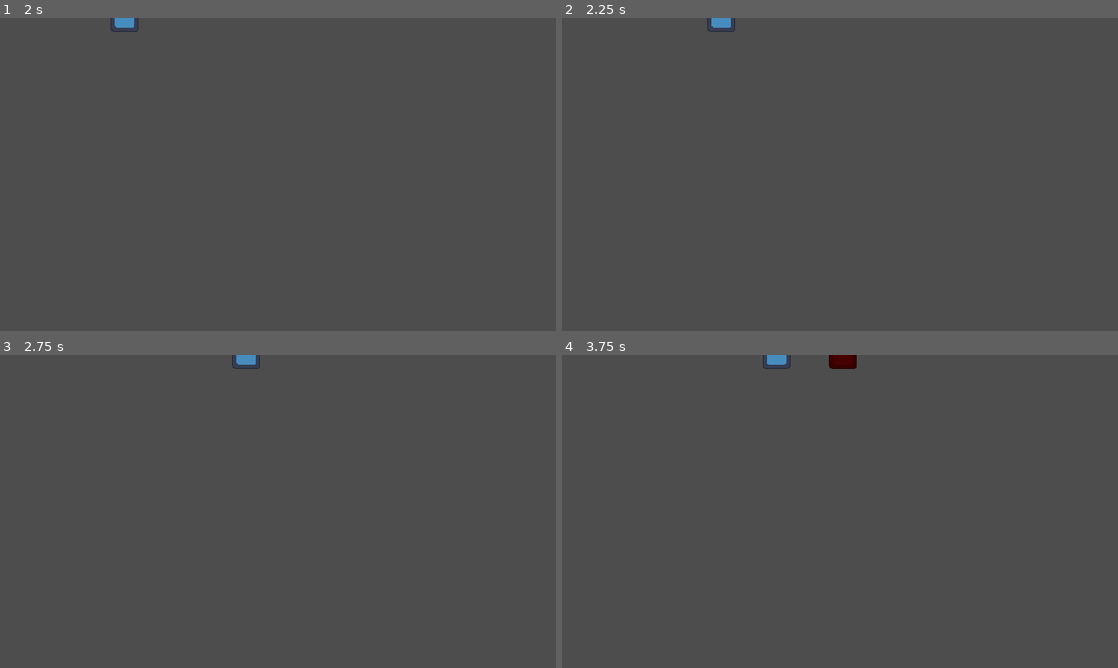
Above: before the commit, frames 1-4 (two rows, left to right).
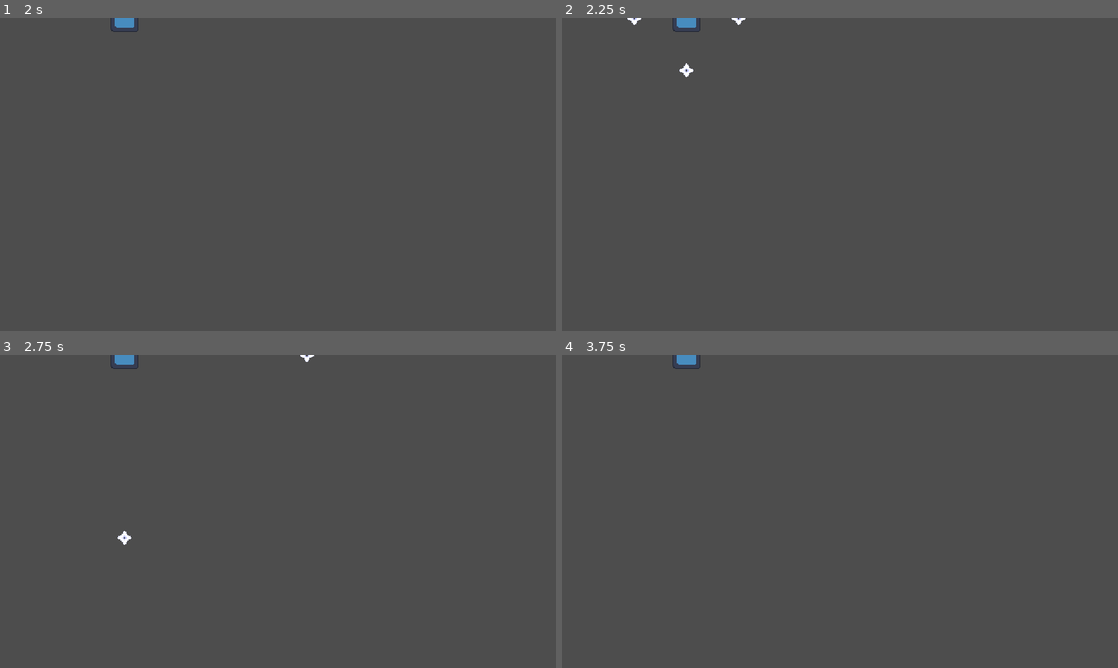
Above: after the commit, the same moments.

Repository: pontakornth/attacker-repeater
Game: Godot game, scene res://scenes/stage.tscn
Same seed, same stepped clock (60 frames per second), same inputs: the game is played once before the commit and once after it. The engine's default icon, where the game draws it, is replaced by a stand-in: a white triangle on a blue panel in a dark square.
Inputs (mouse positions are in pixels of both pictures, inside the frame that each line leads up to):
- Up to frame 1 (2 s): tap Enter at 0.5 s; move the mouse to (400, 158) at 0.52 s; hold Right (right) 0.53-1.25 s; hold Q (record) 0.53-1.25 s; click (400, 158) at 0.67 s; tap Space (ui_select) at 0.77 s; tap E (replay) at 0.8 s; drag from (166, 190) to (250, 237) at 1.27 s
- Up to frame 2 (2.25 s): tap Space (ui_select) at 2 s; move the mouse to (895, 105) at 2.02 s; hold Right (right) from 2.03 s (still down); hold 1 (spell_1, bound only after the commit) from 2.03 s (still down)
- Up to frame 3 (2.75 s): keep holding Right (right); keep holding 1 (spell_1, bound only after the commit); tap Q (record) at 2.3 s
- Up to frame 4 (3.75 s): release Right (right) at 2.75 s; release 1 (spell_1, bound only after the commit) at 2.75 s; drag from (812, 574) to (673, 464) at 2.77 s; move the mouse to (1006, 558) at 3.52 s; hold Left (left) from 3.53 s (still down); hold E (replay) from 3.53 s (still down)

Frame 1 is identical in both runs. In frame 2, 0.4% of the frame differs, in the area x 11-33%, y 0-19%; in frame 3, 0.3%; in frame 4, 0.5%, in the area x 19-53%, y 0-5%.

Commit message:
Add spell repeat

Diff:
--- a/project.godot
+++ b/project.godot
@@ -70,6 +70,28 @@
 , Object(InputEventKey,"resource_local_to_scene":false,"resource_name":"","device":-1,"window_id":0,"alt_pressed":false …(183 unchanged characters)…
 ]
 }
+spell_1={
+"deadzone": 0.2,
+"events": [Object(InputEventKey,"resource_local_to_scene":false,"resource_name":"","device":-1,"window_id":0,"alt_pressed":false,"shift_pressed":false,"ctrl_pressed":false,"meta_pressed":false,"pressed":false,"keycode":0,"physical_keycode":49,"key_label":0,"unicode":49,"location":0,"echo":false,"script":null)
+]
+}
+spell_2={
+"deadzone": 0.2,
+"events": [Object(InputEventKey,"resource_local_to_scene":false,"resource_name":"","device":-1,"window_id":0,"alt_pressed":false,"shift_pressed":false,"ctrl_pressed":false,"meta_pressed":false,"pressed":false,"keycode":0,"physical_keycode":50,"key_label":0,"unicode":50,"location":0,"echo":false,"script":null)
+]
+}
+spell_3={
+"deadzone": 0.2,
+"events": [Object(InputEventKey,"resource_local_to_scene":false,"resource_name":"","device":-1,"window_id":0,"alt_pressed":false,"shift_pressed":false,"ctrl_pressed":false,"meta_pressed":false,"pressed":false,"keycode":0,"physical_keycode":51,"key_label":0,"unicode":51,"location":0,"echo":false,"script":null)
+]
+}
+
+[layer_names]
+
+2d_physics/layer_1="Player"
+2d_physics/layer_2="Enemy"
+2d_physics/layer_3="Player Attack"
+2d_physics/layer_4="Enemy Attack"
 
 [rendering]
 
--- /dev/null
+++ b/resources/default_theme.tres
@@ -0,0 +1,3 @@
+[gd_resource type="Theme" format=3 uid="uid://mfjopp4voeql"]
+
+[resource]
--- /dev/null
+++ b/scenes/fire_attack.tscn
@@ -0,0 +1,75 @@
+[gd_scene load_steps=12 format=3 uid="uid://bb0uu6e1qqt21"]
+
+[ext_resource type="Texture2D" uid="uid://dvmsj4henj3ax" path="res://arts/fire-attack.png" id="1_8fnuo"]
+[ext_resource type="Script" uid="uid://bkmw2iom4mu0x" path="res://scripts/fire_attack.gd" id="1_y45gd"]
+[ext_resource type="Script" uid="uid://bjs1rn3do52ws" path="res://scripts/attack.gd" id="2_rjy0l"]
+
+[sub_resource type="AtlasTexture" id="AtlasTexture_rjy0l"]
+atlas = ExtResource("1_8fnuo")
+region = Rect2(0, 0, 16, 16)
+
+[sub_resource type="AtlasTexture" id="AtlasTexture_y45gd"]
+atlas = ExtResource("1_8fnuo")
+region = Rect2(16, 0, 16, 16)
+
+[sub_resource type="AtlasTexture" id="AtlasTexture_xa58i"]
+atlas = ExtResource("1_8fnuo")
+region = Rect2(32, 0, 16, 16)
+
+[sub_resource type="AtlasTexture" id="AtlasTexture_m4m7m"]
+atlas = ExtResource("1_8fnuo")
+region = Rect2(48, 0, 16, 16)
+
+[sub_resource type="AtlasTexture" id="AtlasTexture_kiyxa"]
+atlas = ExtResource("1_8fnuo")
+region = Rect2(64, 0, 16, 16)
+
+[sub_resource type="SpriteFrames" id="SpriteFrames_gqx6m"]
+animations = [{
+"frames": [{
+"duration": 1.0,
+"texture": SubResource("AtlasTexture_rjy0l")
+}, {
+"duration": 1.0,
+"texture": SubResource("AtlasTexture_y45gd")
+}, {
+"duration": 1.0,
+"texture": SubResource("AtlasTexture_xa58i")
+}, {
+"duration": 1.0,
+"texture": SubResource("AtlasTexture_m4m7m")
+}, {
+"duration": 1.0,
+"texture": SubResource("AtlasTexture_kiyxa")
+}],
+"loop": true,
+"name": &"default",
+"speed": 10.0
+}]
+
+[sub_resource type="CircleShape2D" id="CircleShape2D_8fnuo"]
+radius = 3.0
+
+[sub_resource type="CircleShape2D" id="CircleShape2D_rjy0l"]
+radius = 7.0
+
+[node name="FireAttack" type="CharacterBody2D"]
+collision_layer = 4
+collision_mask = 0
+script = ExtResource("1_y45gd")
+
+[node name="AnimatedSprite2D" type="AnimatedSprite2D" parent="."]
+sprite_frames = SubResource("SpriteFrames_gqx6m")
+frame_progress = 0.0577999
+
+[node name="CollisionShape2D" type="CollisionShape2D" parent="."]
+shape = SubResource("CircleShape2D_8fnuo")
+
+[node name="Attack" type="Area2D" parent="."]
+collision_layer = 4
+collision_mask = 2
+script = ExtResource("2_rjy0l")
+metadata/_custom_type_script = "uid://bjs1rn3do52ws"
+
+[node name="CollisionShape2D" type="CollisionShape2D" parent="Attack"]
+shape = SubResource("CircleShape2D_rjy0l")
--- a/scenes/player_character.tscn
+++ b/scenes/player_character.tscn
@@ -17,3 +17,10 @@
 
 [node name="CollisionShape2D" type="CollisionShape2D" parent="."]
 shape = SubResource("RectangleShape2D_56udc")
+
+[node name="SpellCastTimer" type="Timer" parent="."]
+process_callback = 0
+wait_time = 3.0
+one_shot = true
+
+[connection signal="timeout" from="SpellCastTimer" to="." method="_on_spell_cast_timer_timeout"]
--- /dev/null
+++ b/scenes/shuriken_attack.tscn
@@ -0,0 +1,69 @@
+[gd_scene load_steps=10 format=3 uid="uid://b1qpth3ggov18"]
+
+[ext_resource type="Script" uid="uid://blo0ucrngdcku" path="res://scripts/shuriken_attack.gd" id="1_kjp4g"]
+[ext_resource type="Texture2D" uid="uid://c486ulp5a1qnx" path="res://arts/shuriken.png" id="1_r4k2c"]
+[ext_resource type="Script" uid="uid://bjs1rn3do52ws" path="res://scripts/attack.gd" id="2_pif11"]
+
+[sub_resource type="AtlasTexture" id="AtlasTexture_pif11"]
+atlas = ExtResource("1_r4k2c")
+region = Rect2(0, 0, 16, 16)
+
+[sub_resource type="AtlasTexture" id="AtlasTexture_kjp4g"]
+atlas = ExtResource("1_r4k2c")
+region = Rect2(16, 0, 16, 16)
+
+[sub_resource type="AtlasTexture" id="AtlasTexture_toul7"]
+atlas = ExtResource("1_r4k2c")
+region = Rect2(32, 0, 16, 16)
+
+[sub_resource type="SpriteFrames" id="SpriteFrames_ketcw"]
+animations = [{
+"frames": [{
+"duration": 1.0,
+"texture": SubResource("AtlasTexture_pif11")
+}, {
+"duration": 1.0,
+"texture": SubResource("AtlasTexture_kjp4g")
+}, {
+"duration": 1.0,
+"texture": SubResource("AtlasTexture_toul7")
+}],
+"loop": true,
+"name": &"default",
+"speed": 10.0
+}]
+
+[sub_resource type="CircleShape2D" id="CircleShape2D_r4k2c"]
+radius = 5.09902
+
+[sub_resource type="CircleShape2D" id="CircleShape2D_pif11"]
+radius = 9.0
+
+[node name="ShurikenAttack" type="CharacterBody2D"]
+collision_layer = 4
+collision_mask = 0
+motion_mode = 1
+script = ExtResource("1_kjp4g")
+
+[node name="AnimatedSprite2D" type="AnimatedSprite2D" parent="."]
+sprite_frames = SubResource("SpriteFrames_ketcw")
+frame_progress = 0.612323
+
+[node name="CollisionShape2D" type="CollisionShape2D" parent="."]
+shape = SubResource("CircleShape2D_r4k2c")
+
+[node name="Attack" type="Area2D" parent="."]
+collision_layer = 4
+collision_mask = 2
+script = ExtResource("2_pif11")
+metadata/_custom_type_script = "uid://bjs1rn3do52ws"
+
+[node name="CollisionShape2D" type="CollisionShape2D" parent="Attack"]
+shape = SubResource("CircleShape2D_pif11")
+
+[node name="Timer" type="Timer" parent="."]
+wait_time = 5.0
+one_shot = true
+autostart = true
+
+[connection signal="timeout" from="Timer" to="." method="_on_timer_timeout"]
--- a/scripts/attack.gd
+++ b/scripts/attack.gd
@@ -1,2 +1,3 @@
 extends Area2D
+class_name Attack
 @export var amount := 1
--- /dev/null
+++ b/scripts/controller.gd
@@ -0,0 +1,4 @@
+extends Node
+class_name Controller
+const Spell = SignalBus.Spell
+signal cast_spell(spell: Spell)
--- a/scripts/cpu_controller.gd
+++ b/scripts/cpu_controller.gd
@@ -1,4 +1,4 @@
-extends Node
+extends Controller
 class_name CpuController
 @export var actions = []
 @export var loops := 3
@@ -13,7 +13,7 @@
 	running_sequence = actions.duplicate()
 
 func _physics_process(delta):
-	if loops <= 0 and  current_action == null:
+	if loops <= 0 and current_action == null:
 		get_parent().queue_free()
 		return
 	if current_action:
@@ -35,3 +35,5 @@
 	match action['type']:
 		'move':
 			player.velocity = action['direction'] * player.speed
+		'spell':
+			cast_spell.emit(action['spell'])
--- a/scripts/damageable.gd
+++ b/scripts/damageable.gd
@@ -1,4 +1,5 @@
 extends Node
+class_name Damageable
 @export var max_health := 20
 @export var health := max_health
 
--- /dev/null
+++ b/scripts/fire_attack.gd
@@ -0,0 +1,20 @@
+extends CharacterBody2D
+class_name FireAttack
+@export var target: Node2D
+@export var radius: float = 100
+@export var clockwise: bool = true
+@export_range(0, 360, 0.1, "radians_as_degrees") var angle_per_second :=  deg_to_rad(45)
+
+func _physics_process(delta):
+	if not is_instance_valid(target):
+		queue_free()
+		return
+	var direction_to_target := position.direction_to(target.position)
+	var direction_to_move: Vector2
+	if clockwise:
+		direction_to_move = direction_to_target.rotated(0.5 * PI)
+	else:
+		direction_to_move = direction_to_target.rotated(-0.5 * PI)
+	var linear_velocity = angle_per_second * direction_to_move * radius
+	velocity = linear_velocity * delta
+	move_and_slide()
--- a/scripts/player_character.gd
+++ b/scripts/player_character.gd
@@ -1,6 +1,27 @@
 extends CharacterBody2D
 class_name Player
+
 @export var speed := 200
 @export var is_clone := false
 # TODO: Change to animated sprite or use the one with animation player
 @onready var sprite_2d = $Sprite2D
+@onready var spell_cast_timer = $SpellCastTimer
+
+@export var is_control_locked := false
+
+const Spell = SignalBus.Spell
+
+func _ready():
+	for child in get_children():
+		# Assume one controller
+		if child is Controller:
+			child.cast_spell.connect(cast_spell)
+
+func cast_spell(spell: Spell):
+	spell_cast_timer.start()
+	is_control_locked = true
+	SignalBus.start_spell.emit(self, spell)
+
+
+func _on_spell_cast_timer_timeout():
+	is_control_locked = false
--- a/scripts/player_controller.gd
+++ b/scripts/player_controller.gd
@@ -1,4 +1,4 @@
-extends Node
+extends Controller
 class_name PlayerController
 @export var player: Player
 
@@ -16,7 +16,7 @@
 
 func _input(event):
 	var record_pressed:bool = event.is_action_pressed("record")
-	if not is_recording and record_pressed and can_record_actions:
+	if not is_recording and record_pressed and can_record_actions and not player.is_control_locked:
 		print("Record start")
 		is_recording = true
 		record_origin = Vector2(player.position)
@@ -29,7 +29,7 @@
 			# We will add
 			'time': 0
 		}
-	elif is_recording and record_pressed:
+	elif is_recording and record_pressed and not player.is_control_locked:
 		print("Record end")
 		actions.append(current_action)
 		record_origin = Vector2.ZERO
@@ -41,6 +41,27 @@
 	if replay_pressed and not actions.is_empty() and not is_recording:
 		SignalBus.replay.emit(player.position)
 		actions = []
+
+	#region Spell
+	# TODO: Handle recording and casting delay
+	if event.is_action_pressed("spell_1") and not player.is_control_locked:
+		cast_spell.emit(Spell.SHURIKEN)
+		#SignalBus.start_spell.emit(get_parent(), Spell.SHURIKEN)
+		if is_recording:
+			# Flush
+			actions.append(current_action)
+			var new_action = {
+				'type': 'spell',
+				'spell': Spell.SHURIKEN,
+				'time': 0
+			}
+			actions.append(new_action)
+			current_action = {
+				'type': 'move',
+				'direction': Vector2.ZERO,
+				'time': 0
+			}
+	#endregion
 
 func _physics_process(delta):
 	var prev_direction = current_direction
@@ -54,6 +75,8 @@
 	if Input.is_action_pressed("down"):
 		direction.y = 1
 	direction = direction.normalized()
+	if player.is_control_locked:
+		direction = Vector2.ZERO
 	var changing_direction = not current_direction.is_equal_approx(direction)
 	if changing_direction:
 		current_direction = direction
--- /dev/null
+++ b/scripts/shuriken_attack.gd
@@ -0,0 +1,14 @@
+extends CharacterBody2D
+class_name ShurikenAttack
+@export var speed := 300
+@export var direction: Vector2 = Vector2.DOWN
+
+@onready var normalized_direction := direction.normalized()
+
+func _physics_process(delta):
+	velocity = normalized_direction * speed
+	move_and_slide()
+
+
+func _on_timer_timeout():
+	queue_free()
--- a/scripts/signal_bus.gd
+++ b/scripts/signal_bus.gd
@@ -3,3 +3,13 @@
 signal record_start()
 signal record_end(actions: Array, origin: Vector2)
 signal replay(position: Vector2)
+
+enum Spell {
+	FIRE,
+	SHURIKEN
+}
+
+signal start_casting(spell: Spell)
+
+# Actual summoning spell
+signal start_spell(origin: Node2D, spell: Spell)
--- a/scripts/stage.gd
+++ b/scripts/stage.gd
@@ -2,11 +2,23 @@
 @export var original_player: Player
 @export var player_scene: PackedScene
 
+const FIRE_ATTACK = preload("res://scenes/fire_attack.tscn")
+const SHURIKEN_ATTACK = preload("res://scenes/shuriken_attack.tscn")
 var current_actions = []
+const Spell = SignalBus.Spell
+
+const SHURIKEN_DIRECTIONS = [
+	Vector2.UP,
+	Vector2.DOWN,
+	Vector2.LEFT,
+	Vector2.RIGHT
+]
 
 func _ready():
 	SignalBus.record_end.connect(record_actions)
 	SignalBus.replay.connect(spawn_clone_player)
+	SignalBus.start_spell.connect(spawn_spell)
+
 
 func record_actions(actions: Array):
 	current_actions = actions
@@ -15,10 +27,29 @@
 func spawn_clone_player(spawn_position: Vector2):
 	var cloned_player_node: Player = player_scene.instantiate()
 	cloned_player_node.position = Vector2(spawn_position.x, spawn_position.y)
+	var cpu_controller = CpuController.new()
+	cloned_player_node.add_child(cpu_controller)
 	add_child(cloned_player_node)
 	cloned_player_node.sprite_2d.modulate = Color.RED
-	var cpu_controller = CpuController.new()
 	cpu_controller.actions = current_actions
 	cpu_controller.player = cloned_player_node
 	cpu_controller.origin = Vector2(spawn_position.x, spawn_position.y)
 	cloned_player_node.add_child(cpu_controller)
+
+func spawn_spell(origin: Node2D, spell: SignalBus.Spell):
+	match spell:
+		Spell.FIRE:
+			spawn_fireballs(origin)
+		Spell.SHURIKEN:
+			spawn_shuriken(origin)
+
+func spawn_fireballs(origin: Node2D):
+	pass
+
+func spawn_shuriken(origin: Node2D):
+	print("Spawning shuriken")
+	for direction in SHURIKEN_DIRECTIONS:
+		var shuriken = SHURIKEN_ATTACK.instantiate()
+		shuriken.direction = direction
+		shuriken.position = origin.position
+		add_child(shuriken)
Binary file added: arts/fire-attack.png
Not shown, added: arts/fire-attack.png.import
Binary file added: arts/shuriken.png
Not shown, added: arts/shuriken.png.import
Not shown, added: scripts/controller.gd.uid
Not shown, added: scripts/fire_attack.gd.uid
Not shown, added: scripts/shuriken_attack.gd.uid
